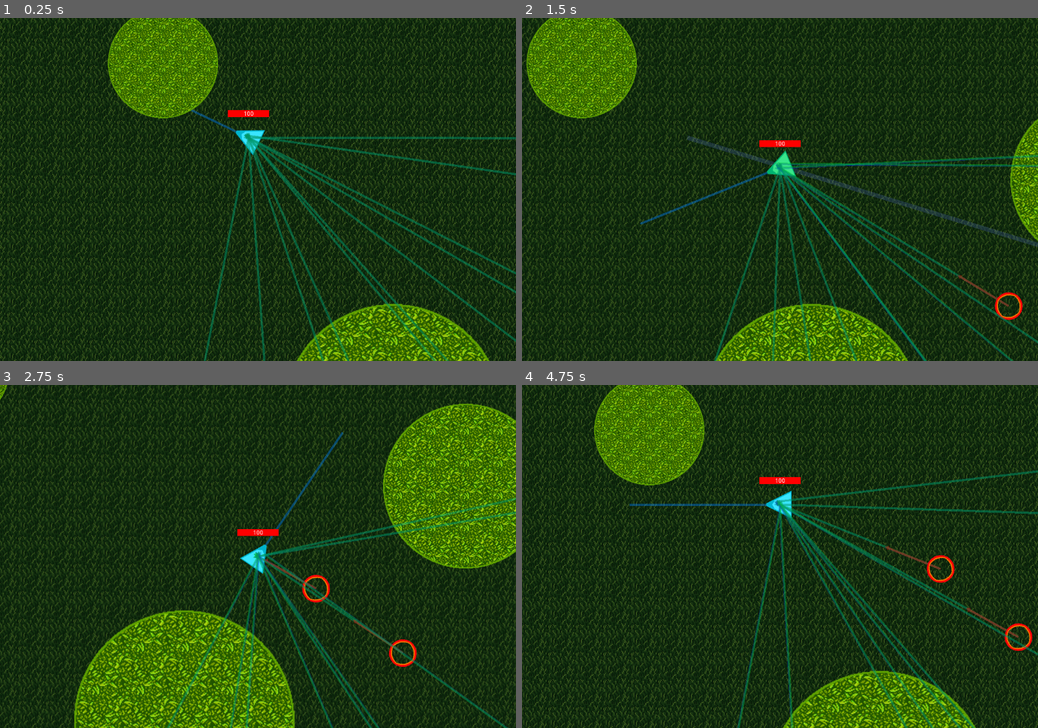
Above: before the commit, frames 1-4 (two rows, left to right).
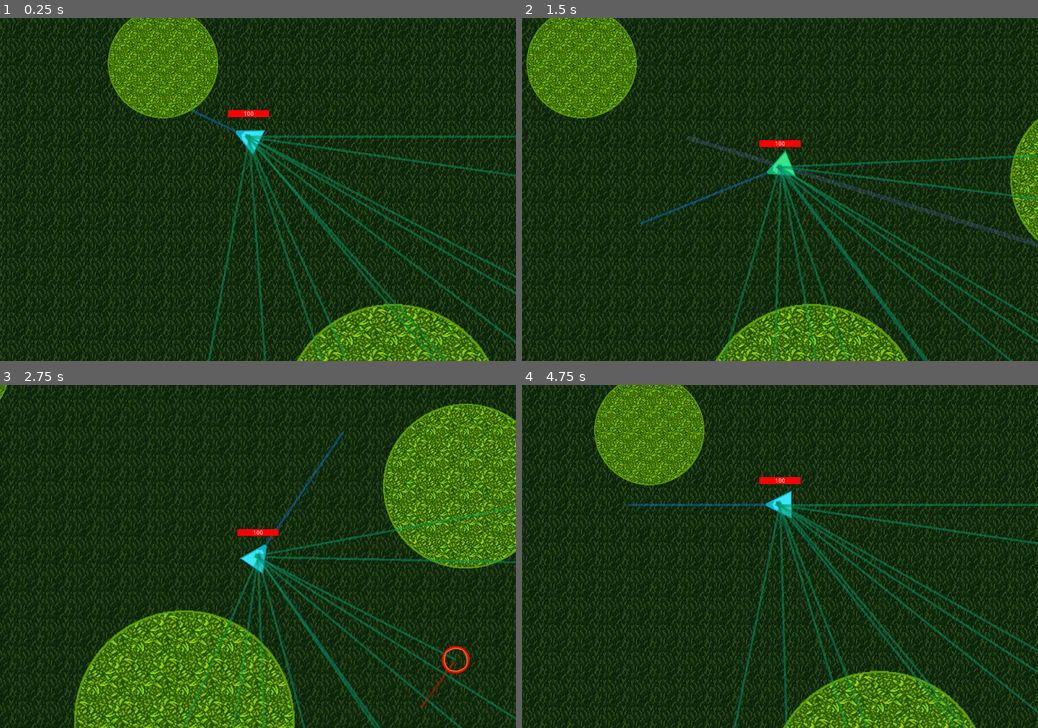
Above: after the commit, the same moments.

Repository: concernedsyndicate/AI
Game: Godot game, scene res://Scenes/MainScene.tscn
Same seed, same stepped clock (60 frames per second), same inputs: the game is played once before the commit and once after it.
Inputs (mouse positions are in pixels of both pictures, inside the frame that each line leads up to):
- Up to frame 1 (0.25 s): no input
- Up to frame 2 (1.5 s): tap Enter at 0.5 s; move the mouse to (893, 172) at 0.52 s; hold Right (right) 0.53-1.28 s; click (893, 172) at 0.67 s; move the mouse to (676, 206) at 1.27 s; hold S (down) from 1.28 s (still down)
- Up to frame 3 (2.75 s): move the mouse to (309, 481) at 2.02 s; release S (down) at 2.03 s; hold Right (right) from 2.03 s (still down)
- Up to frame 4 (4.75 s): move the mouse to (754, 625) at 2.77 s; release Right (right) at 2.78 s; hold Up (up) 2.78-3.53 s; click (754, 625) at 2.92 s; move the mouse to (934, 607) at 3.52 s; hold Left (left) from 3.53 s (still down); move the mouse to (625, 505) at 4.27 s

The runs differ from the first frame. In frame 1, 3.3% of the frame differs, in the area x 39-100%, y 33-100%; in frame 2, 4.2%; in frame 3, 5.3%; in frame 4, 6.8%, in the area x 40-100%, y 24-100%.

Commit message:
Wander, ale niedokończone

Diff:
--- a/Scenes/TestScene.tscn
+++ b/Scenes/TestScene.tscn
@@ -78,5 +78,5 @@
 [node name="Monsters" type="Node2D" parent="."]
 
 [node name="Monster" parent="Monsters" instance=ExtResource( 5 )]
-position = Vector2( 1541.11, 769.45 )
+position = Vector2( 701.32, 537.48 )
 _sections_unfolded = [ "Collision", "Transform" ]
--- a/Scripts/Monster.gd
+++ b/Scripts/Monster.gd
@@ -15,6 +15,9 @@
 	speed = 0
 	max_speed = 130
 
+	var theta = randf() * 2*PI
+	wander_target = Vector2(WANDER_RADIUS * cos(theta), WANDER_RADIUS * sin(theta))
+
 func _process(delta):
 	to_target = target.position - position
 	to_target_heading = to_target + target.velocity
@@ -22,7 +25,8 @@
 	#velocity += flee(target.position)
 	#velocity += arrive(target.position, 2)
 	#velocity += pursuit(target.position)
-	velocity += obstacle_avoidance(get_tree().get_nodes_in_group("obstacles"))
+#	velocity += obstacle_avoidance(get_tree().get_nodes_in_group("obstacles"))
+	velocity = (velocity + wander()).clamped(max_speed)
 	speed = velocity.length()
 	position += velocity * delta
 	#rotation = velocity.angle()
@@ -115,7 +119,26 @@
 
 	return steering_force.rotated(rotation)
 
-func _draw():
+const WANDER_RADIUS = 256
+const WANDER_DISTANCE = 256
+const WANDER_JITTER = 0.001
+
+var wander_target
+
+func wander():
+	wander_target = (wander_target + Vector2(-1 + randf()*2 * WANDER_JITTER, -1 + randf()*2 * WANDER_JITTER)).normalized()
+	wander_target *= WANDER_RADIUS
+	var target_local = wander_target + Vector2(WANDER_DISTANCE, 0)
+	return target_local.rotated(rotation)
+
+const DISTANCE_FROM_BOUNDARY = 30
+
+func get_hiding_position(obstacle, target):
+	var dist_away = obstacle.radius + DISTANCE_FROM_BOUNDARY
+	var towards_obstacle = (obstacle.global_position - target.global_position).normalized()
+	return towards_obstacle * dist_away * obstacle.global_position
+
+func _draw(): #te wektory są niepotrzebne i przeszkadzają :/
 	draw_set_transform(Vector2(), -rotation, Vector2(1, 1))
 	draw_vector(Vector2(0,0), to_target_heading, Color(0, 0, 1, 0.3), 5)  # blue
 	draw_vector(Vector2(0,0), to_target, Color(0, 1, 0, 0.3), 5)  # green
